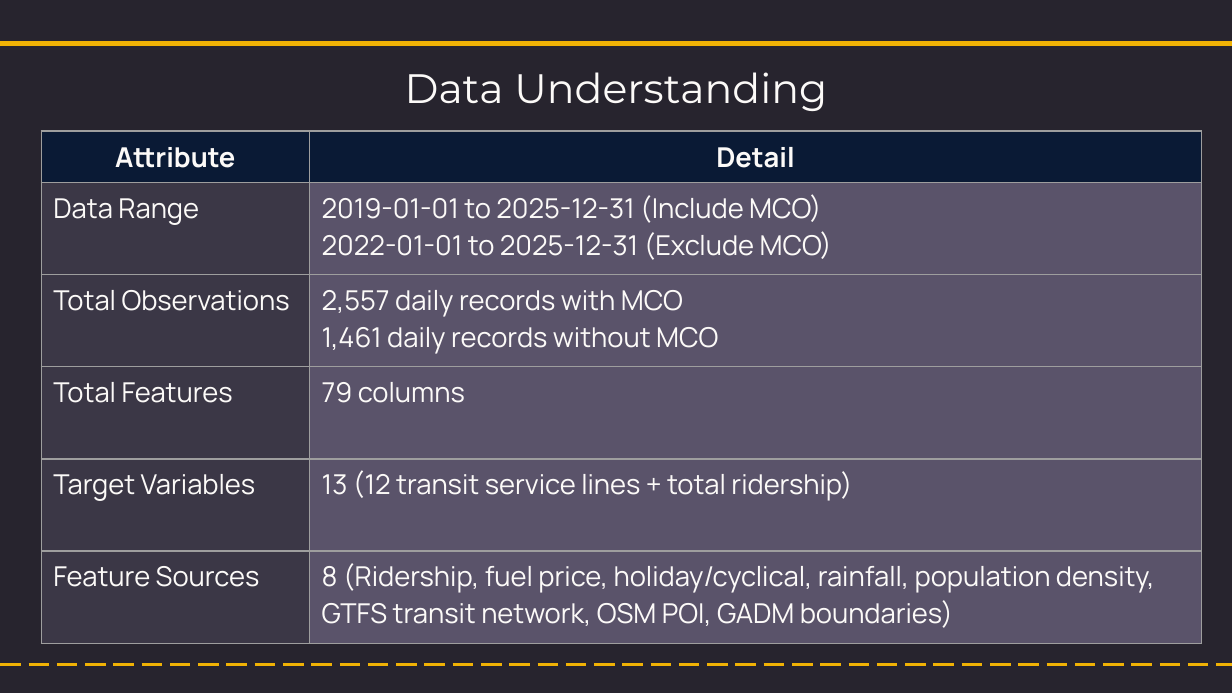
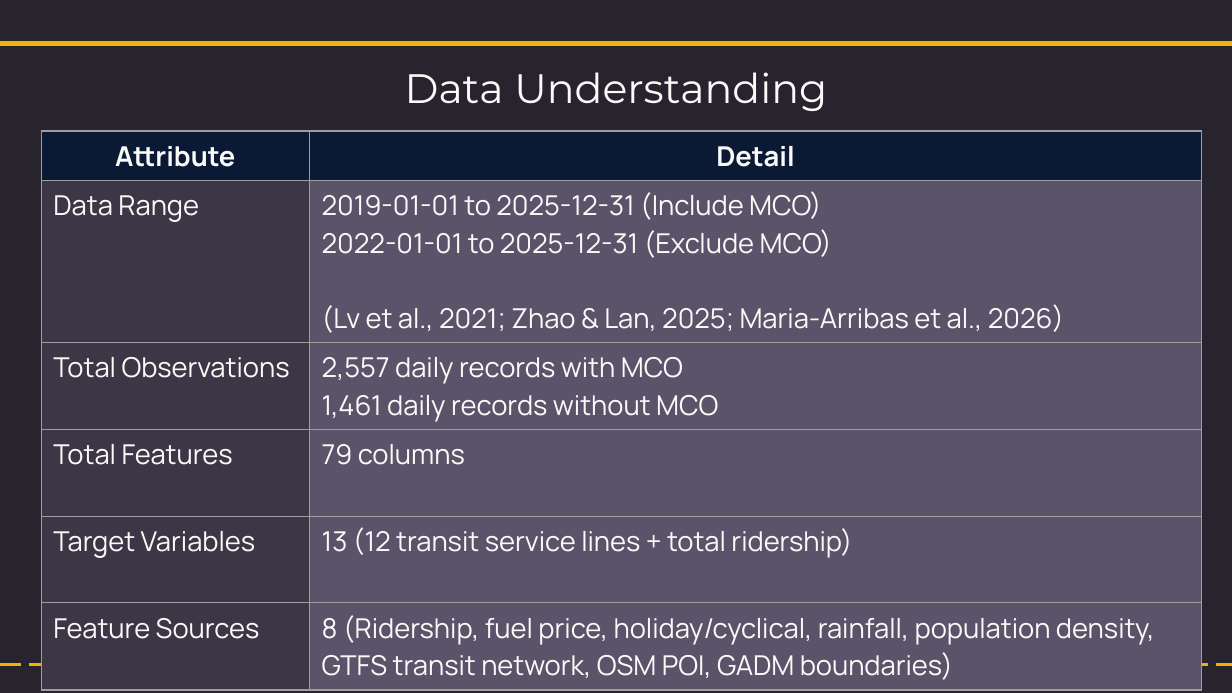
Before and after one commit to NightfuryEquinn/Ridership, a slide deck: slide 18 of docs/24202141_yipzixian_p1_presentation_revised.pptx. Drawn at 1232x693 pixels with LibreOffice and Linux fonts; fonts in the diff are those of the drawing. Boxes give left, top, right and bottom in pixels: in the first picture for what was removed or moved away, otherwise in the second. Text is boxed around its words. In the diff, an @@ line names an element or a change of style, - is before the commit and + after.

```diff
--- a/docs/24202141_yipzixian_p1_presentation_revised.pptx
+++ b/docs/24202141_yipzixian_p1_presentation_revised.pptx
@@ table at (41,131,1201,684) @@
-row 2, column 2: 2019-01-01 to 2025-12-31 (Include MCO) / 2022-01-01 to 2025-12-31 (Exclude MCO)
+row 2, column 2: 2019-01-01 to 2025-12-31 (Include MCO) / 2022-01-01 to 2025-12-31 (Exclude MCO) / (Lv et al., 2021; Zhao & Lan, 2025; Maria-Arribas et al., 2026)
```
Also in this commit, not shown: 3 other slides changed, 16 slides added, 4 other files.
